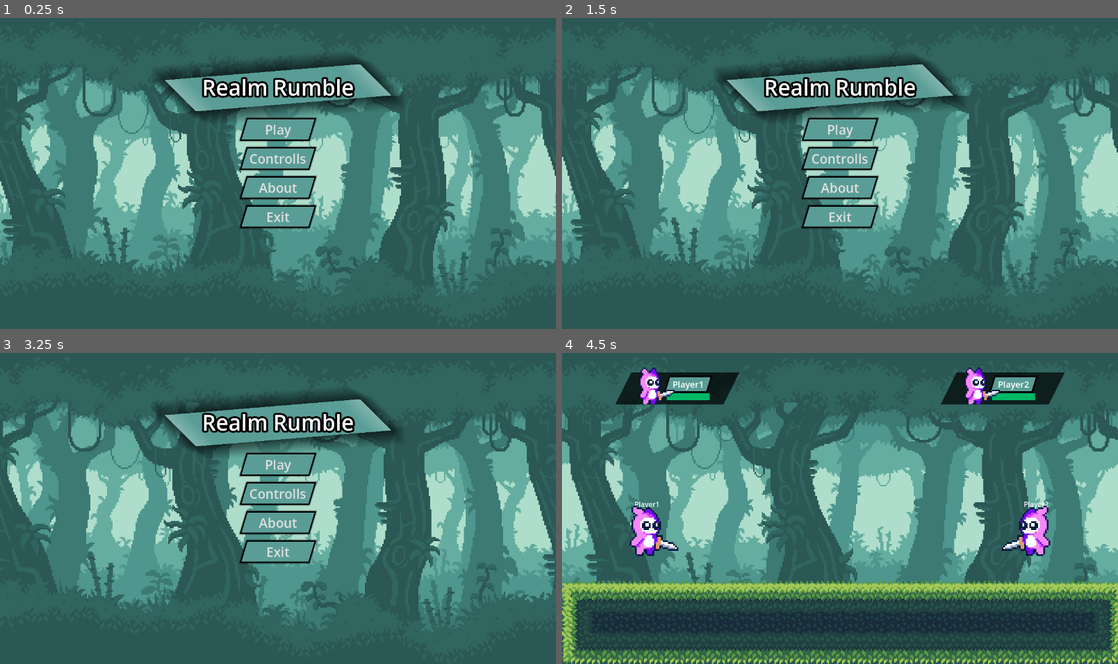
Above: before the commit, frames 1-4 (two rows, left to right).
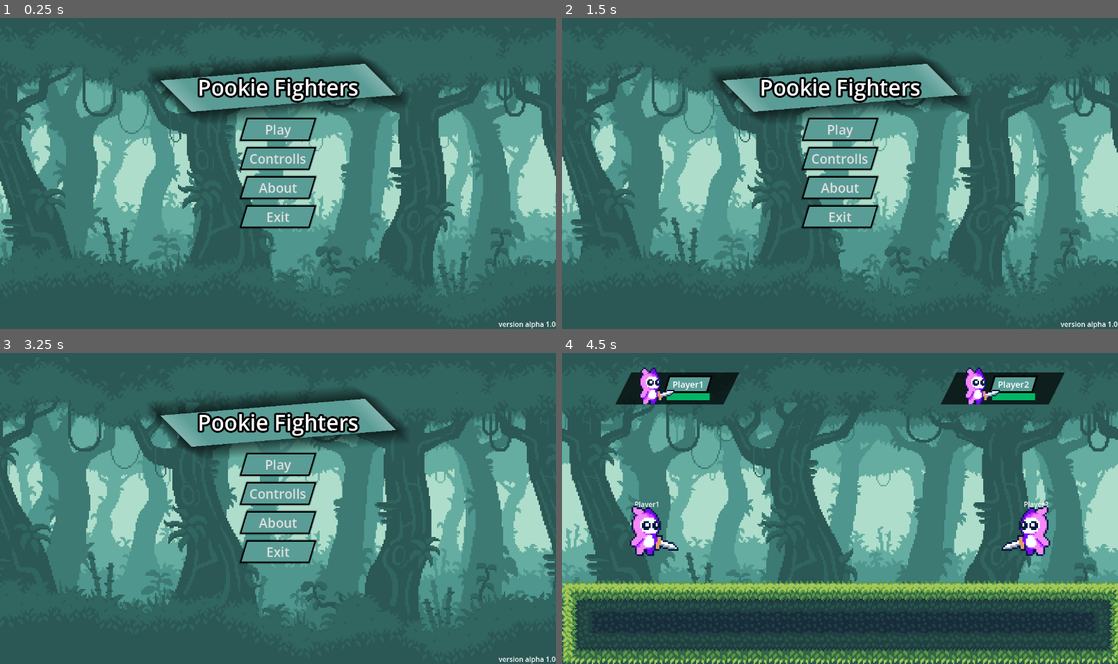
Above: after the commit, the same moments.

Repository: ParmarManthanrajsinh/Godot_4_game_Pookie_Fighters
Game: Godot game, scene res://scene/main_menu.tscn
Two runs of this game, one before a commit and one after it. Both use one fixed random seed, a clock stepped at 60 frames per second and the inputs below.
Inputs:
- Up to frame 1 (0.25 s): no input
- Up to frame 2 (1.5 s): click "About" at 0.5 s; click "Back" at 1.25 s
- Up to frame 3 (3.25 s): click "Play" at 2 s; click "Back" at 2.75 s
- Up to frame 4 (4.5 s): click "Play" at 3.5 s; click "Start Game" at 4.25 s

The runs differ from the first frame. In frame 1, 1.7% of the frame differs, in the area x 27-100%, y 14-100%; in frame 2, 1.7%, in the area x 28-100%, y 14-100%; in frame 3, 1.6%; in frame 4, nothing differs.

Commit message:
change the game name to Pookie Fighters

Diff:
--- a/project.godot
+++ b/project.godot
@@ -10,10 +10,10 @@
 
 [application]
 
-config/name="Realm Rumble"
+config/name="Pookie Fighters"
 run/main_scene="res://scene/main_menu.tscn"
 config/features=PackedStringArray("4.0", "Mobile")
-config/icon="res://icon.svg"
+config/icon="res://Asset/icon.png"
 
 [autoload]
 
--- a/scene/about.tscn
+++ b/scene/about.tscn
@@ -120,7 +120,7 @@
 theme_override_colors/font_outline_color = Color(0, 0, 0, 1)
 theme_override_constants/outline_size = 9
 theme_override_font_sizes/font_size = 25
-text = "Realm Rumble is a fighting game where two players can fight each other.
+text = "Pookie Fighters is a game where two players can fight each other.
  It's a simple game. The controls are easy but the battles are exciting.
 You can choose one of several fighters. Each of which has its own special abilities.
 Battles take place in colorful and lively arenas. Perfect for a quick competition
--- a/scene/main_menu.tscn
+++ b/scene/main_menu.tscn
@@ -87,7 +87,7 @@
 theme_override_colors/font_outline_color = Color(0, 0, 0, 1)
 theme_override_constants/outline_size = 18
 theme_override_font_sizes/font_size = 50
-text = "Realm Rumble"
+text = "Pookie Fighters"
 
 [node name="MarginContainer" type="MarginContainer" parent="."]
 layout_mode = 1
@@ -140,6 +140,19 @@
 volume_db = -14.0
 autoplay = true
 
+[node name="Label" type="Label" parent="."]
+layout_mode = 1
+anchors_preset = 3
+anchor_left = 1.0
+anchor_top = 1.0
+anchor_right = 1.0
+anchor_bottom = 1.0
+offset_left = -40.0
+offset_top = -23.0
+grow_horizontal = 0
+grow_vertical = 0
+text = "version alpha 1.0"
+
 [connection signal="pressed" from="MarginContainer/VBoxContainer/Play" to="ParallaxBackground" method="_on_play_pressed"]
 [connection signal="pressed" from="MarginContainer/VBoxContainer/Controlls" to="ParallaxBackground" method="_on_controlls_pressed"]
 [connection signal="pressed" from="MarginContainer/VBoxContainer/About" to="ParallaxBackground" method="_on_about_pressed"]
--- a/scene/map3.tscn
+++ b/scene/map3.tscn
@@ -1263,6 +1263,10 @@
 size_flags_vertical = 4
 
 [node name="Platform" type="AnimatableBody2D" parent="."]
+light_mask = 3
+visibility_layer = 3
+collision_layer = 3
+collision_mask = 3
 
 [node name="CollisionShape2D" type="CollisionShape2D" parent="Platform"]
 light_mask = 3
Not shown, changed: export_presets.cfg
